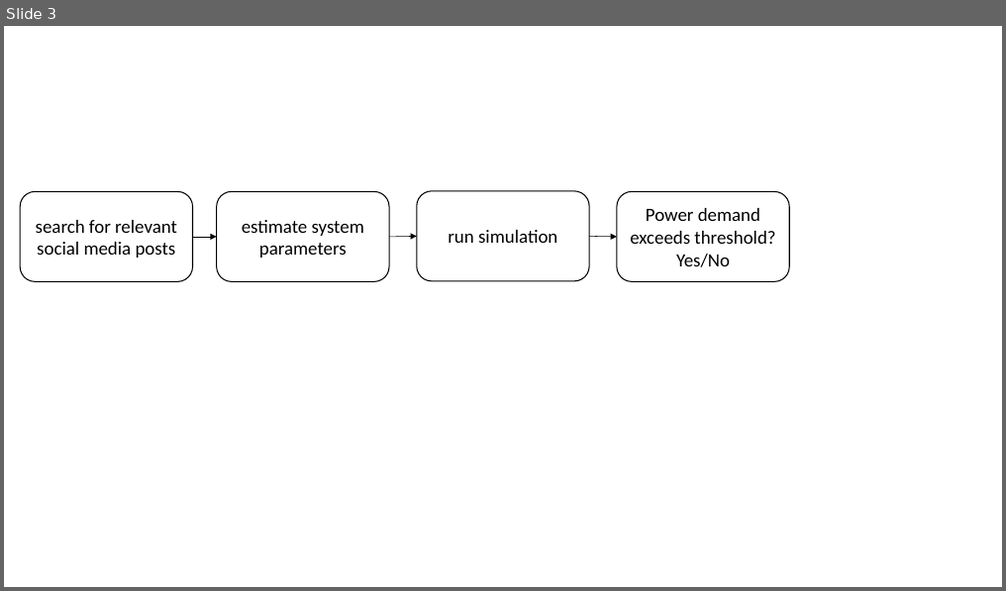
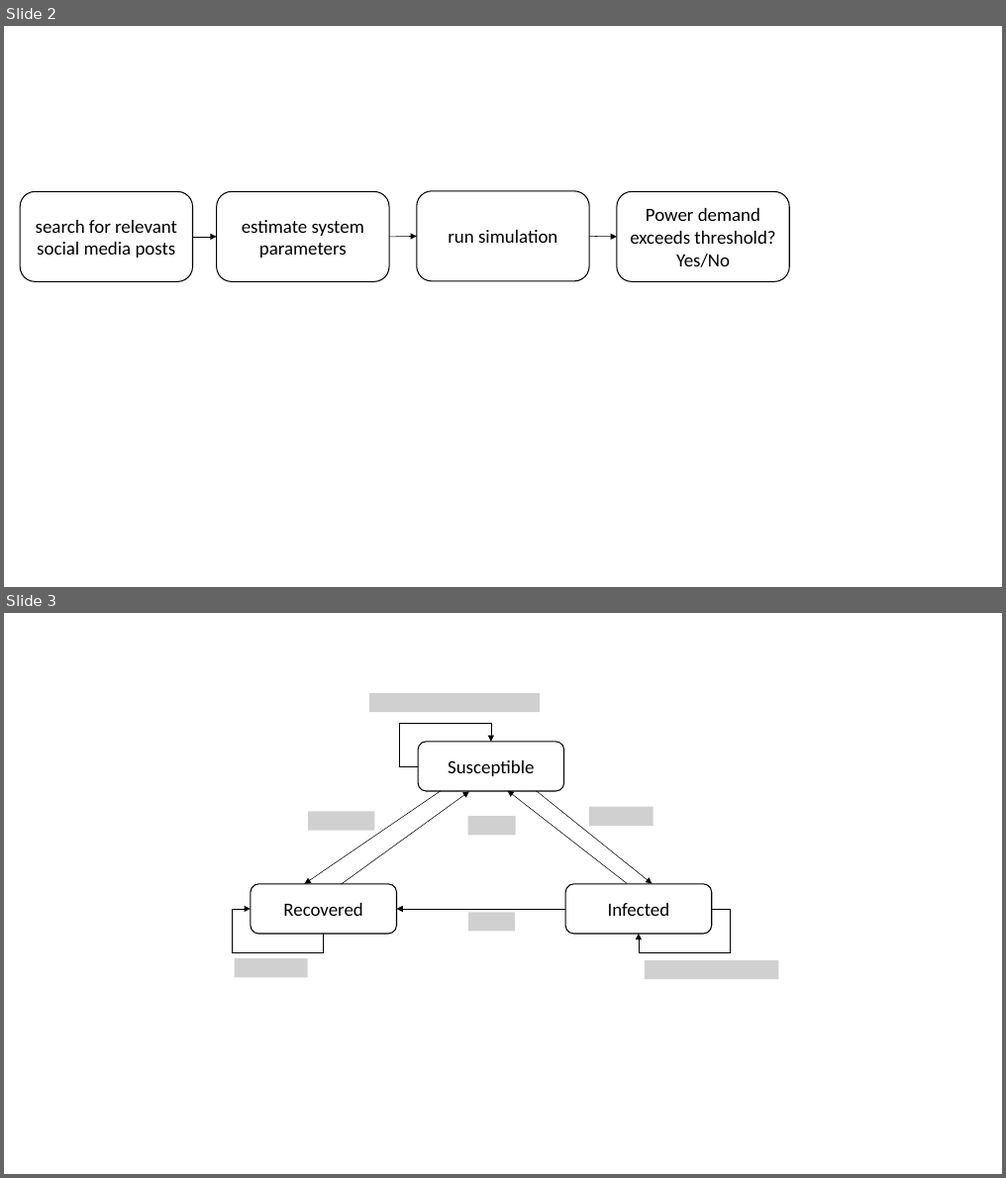
Before and after one commit to isabella-grieser/Modeling-and-Monitoring-Social-Media-Dynamics-to-predict-Electricity-Demand-Peaks, a slide deck: presentations/GrafikenThesis.pptx. Shown one above the other, each under a label of ours: slide 3 before the commit, slides 2 and 3 after it. The pictures are 1006x591 and 1006x1178 pixels, drawn with LibreOffice and Linux fonts; fonts in the diff are those of the drawing; grey boxes stand for pictures. Boxes give left, top, right and bottom in pixels: in the first picture for what was removed or moved away, otherwise in the second. Text is boxed around its words. In the diff, an @@ line names an element or a change of style, - is before the commit and + after.

```diff
--- a/presentations/GrafikenThesis.pptx
+++ b/presentations/GrafikenThesis.pptx
@@ slide 3 added at [4, 613, 1002, 1174], background #FFFFFF @@
@@ picture added at [369, 693, 540, 712] @@
@@ elbow arrow added from (418, 766) to (491, 742), #000000 0.5 pt @@
@@ rounded rectangle added at [418, 742, 564, 791], fill #FFFFFF, outline #000000 1 pt, 18 pt, text #000000 @@
+Susceptible
@@ arrow added from (627, 884) to (508, 790), #000000 0.5 pt @@
@@ arrow added from (441, 791) to (305, 884), #000000 0.5 pt @@
@@ picture added at [308, 811, 374, 830] @@
@@ arrow added from (341, 884) to (469, 792), #000000 0.5 pt @@
@@ picture added at [468, 816, 516, 835] @@
@@ arrow added from (537, 791) to (652, 884), #000000 0.5 pt @@
@@ picture added at [589, 807, 653, 826] @@
@@ elbow arrow added from (324, 934) to (251, 909), #000000 0.5 pt @@
@@ rounded rectangle added at [251, 884, 396, 934], fill #FFFFFF, outline #000000 1 pt, 18 pt, text #000000 @@
+Recovered
@@ arrow added from (565, 909) to (396, 909), #000000 0.5 pt @@
@@ rounded rectangle added at [565, 884, 712, 934], fill #FFFFFF, outline #000000 1 pt, 18 pt, text #000000 @@
+Infected
@@ elbow arrow added from (712, 909) to (639, 934), #000000 0.5 pt @@
@@ picture added at [469, 912, 515, 931] @@
@@ picture added at [235, 959, 308, 977] @@
@@ picture added at [645, 960, 779, 979] @@
@@ what was slide 3 is now slide 2 @@
```
Also in this commit, not shown: 1 other slide added, 1 slide removed, 5 other files.
